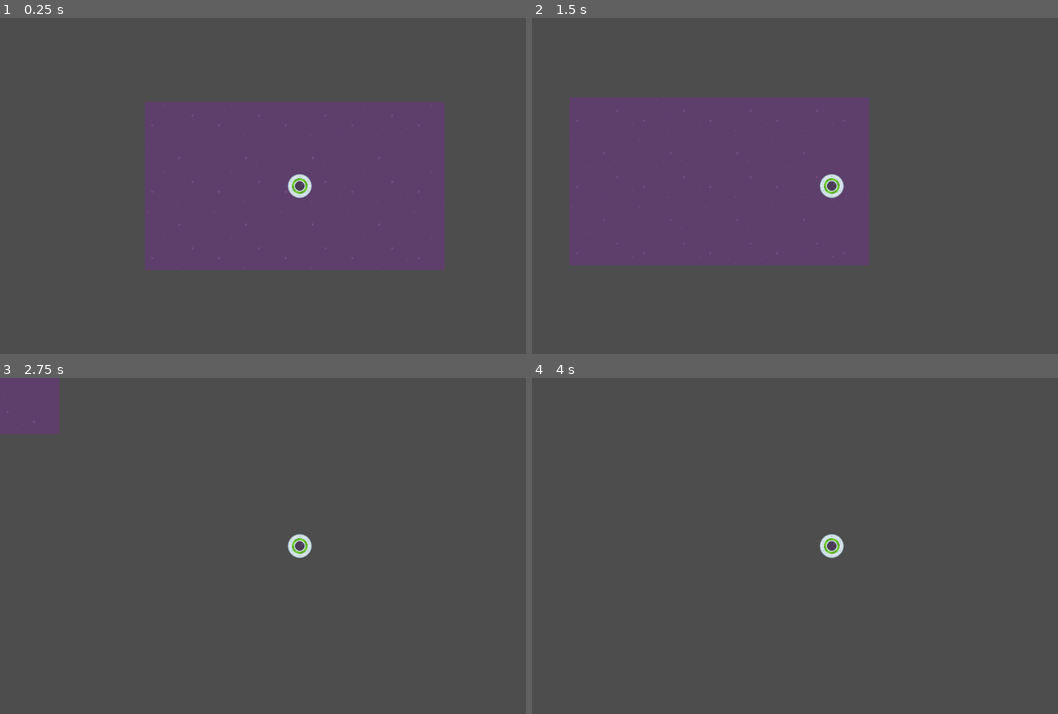
Above: before the commit, frames 1-4 (two rows, left to right).
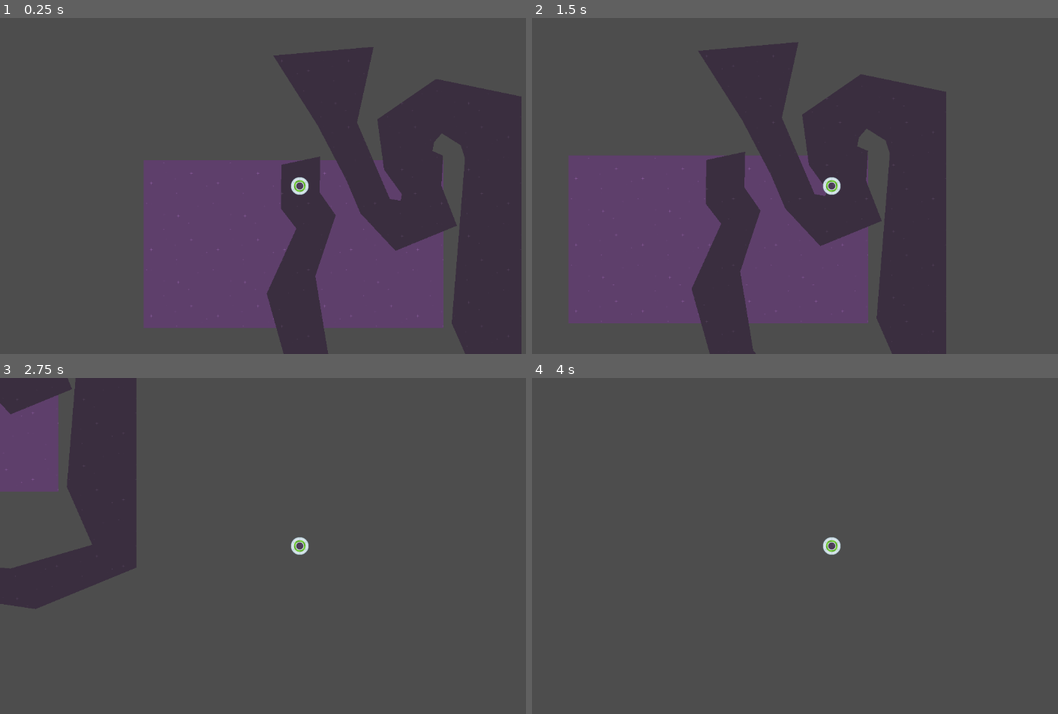
Above: after the commit, the same moments.

Repository: SchooWorkspace/udemy_godot_4_2d_course_practice
Game: Godot game, scene res://Scenes/level_1.tscn
The game is run twice, just before and just after one commit, with the same random seed, the same clock (stepped at 60 frames per second) and the same inputs.
Inputs:
- Up to frame 1 (0.25 s): no input
- Up to frame 2 (1.5 s): tap Enter at 0.5 s; hold D (move_right) 0.53-1.28 s; hold Down (move_down) from 1.28 s (still down)
- Up to frame 3 (2.75 s): release Down (move_down) at 2.03 s; hold D (move_right) from 2.03 s (still down)
- Up to frame 4 (4 s): release D (move_right) at 2.78 s; hold Up (move_up) 2.78-3.53 s; tap Space at 3.5 s; hold Left (move_left) from 3.53 s (still down)

The runs differ from the first frame. In frame 1, 39% of the frame differs, in the area x 27-100%, y 8-100%; in frame 2, 39%, in the area x 6-79%, y 7-100%; in frame 3, 12%; in frame 4, 0.2%.

Commit message:
created a maze scenes

Diff:
--- /dev/null
+++ b/speedy_saucer/Scenes/Maze.tscn
@@ -0,0 +1,13 @@
+[gd_scene load_steps=2 format=3 uid="uid://dsmpt4n11kx4u"]
+
+[ext_resource type="Texture2D" uid="uid://dcypb13is7o7g" path="res://Assets/darkPurple.png" id="1_miaq2"]
+
+[node name="Maze" type="Area2D"]
+
+[node name="CollisionPolygon2D" type="CollisionPolygon2D" parent="."]
+polygon = PackedVector2Array(-74, -60, -77, 108, -17, 186, -131, 437, -60, 691, 162, 979, 460, 1023, 848, 863, 848, 401, 848, -323, 520, -391, 294, -235, 320, -41, 388, 53, 384, 79, 342, 72, 216, -223, 280, -515, -106, -481, 64, -213, 174.763, -1.33539, 229, 127, 364, 272, 600, 175, 540, 21, 547, -95, 506, -113, 512, -147, 542, -181, 615, -135, 631, -84, 580, 551, 678, 775, 362, 867, 266, 857, 106, 675, 56, 370, 134, 135, 72, 46, 75, -92)
+
+[node name="Polygon2D" type="Polygon2D" parent="."]
+texture_repeat = 2
+texture = ExtResource("1_miaq2")
+polygon = PackedVector2Array(-74, -60, -77, 108, -17, 186, -131, 437, -60, 691, 162, 979, 460, 1023, 848, 863, 848, 401, 848, -323, 520, -391, 294, -235, 320, -41, 388, 53, 384, 79, 342, 72, 216, -223, 280, -515, -106, -481, 64, -213, 174.763, -1.33539, 229, 127, 364, 272, 600, 175, 540, 21, 547, -95, 506, -113, 512, -147, 542, -181, 615, -135, 631, -84, 580, 551, 678, 775, 362, 867, 266, 857, 106, 675, 56, 370, 134, 135, 72, 46, 75, -92)
--- a/speedy_saucer/Scenes/level_1.tscn
+++ b/speedy_saucer/Scenes/level_1.tscn
@@ -1,8 +1,9 @@
-[gd_scene load_steps=4 format=3 uid="uid://bnar5svpqghqj"]
+[gd_scene load_steps=5 format=3 uid="uid://bnar5svpqghqj"]
 
 [ext_resource type="Texture2D" uid="uid://06aor2v2op1j" path="res://Assets/purple.png" id="1_6ljhc"]
 [ext_resource type="Script" path="res://Scripts/level_1.gd" id="1_6mvba"]
 [ext_resource type="PackedScene" uid="uid://b5tux6ep17kf3" path="res://Scenes/player.tscn" id="2_y4rgs"]
+[ext_resource type="PackedScene" uid="uid://dsmpt4n11kx4u" path="res://Scenes/Maze.tscn" id="4_ongw3"]
 
 [node name="Level1" type="Node2D"]
 script = ExtResource("1_6mvba")
@@ -15,4 +16,8 @@
 stretch_mode = 1
 
 [node name="Player" parent="." instance=ExtResource("2_y4rgs")]
-position = Vector2(596, 323)
+position = Vector2(600, 100)
+
+[node name="Maze" parent="." instance=ExtResource("4_ongw3")]
+z_index = -1
+position = Vector2(604, 78)
--- a/speedy_saucer/Scenes/player.tscn
+++ b/speedy_saucer/Scenes/player.tscn
@@ -4,13 +4,14 @@
 [ext_resource type="Script" path="res://Scripts/player.gd" id="1_w4guv"]
 
 [sub_resource type="CircleShape2D" id="CircleShape2D_pvsa7"]
-radius = 45.0
+radius = 35.0
 
 [node name="Player" type="RigidBody2D"]
 gravity_scale = 0.0
 script = ExtResource("1_w4guv")
 
 [node name="Sprite2D" type="Sprite2D" parent="."]
+scale = Vector2(0.75, 0.75)
 texture = ExtResource("1_u0ru7")
 
 [node name="CollisionShape2D" type="CollisionShape2D" parent="."]
